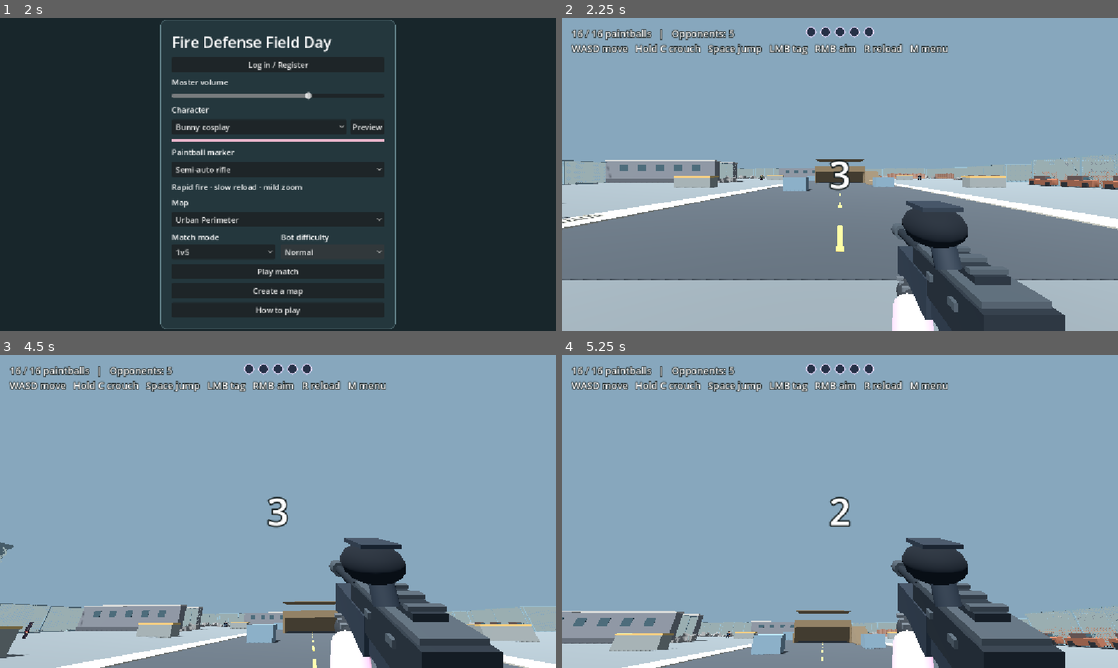
Above: before the commit, frames 1-4 (two rows, left to right).
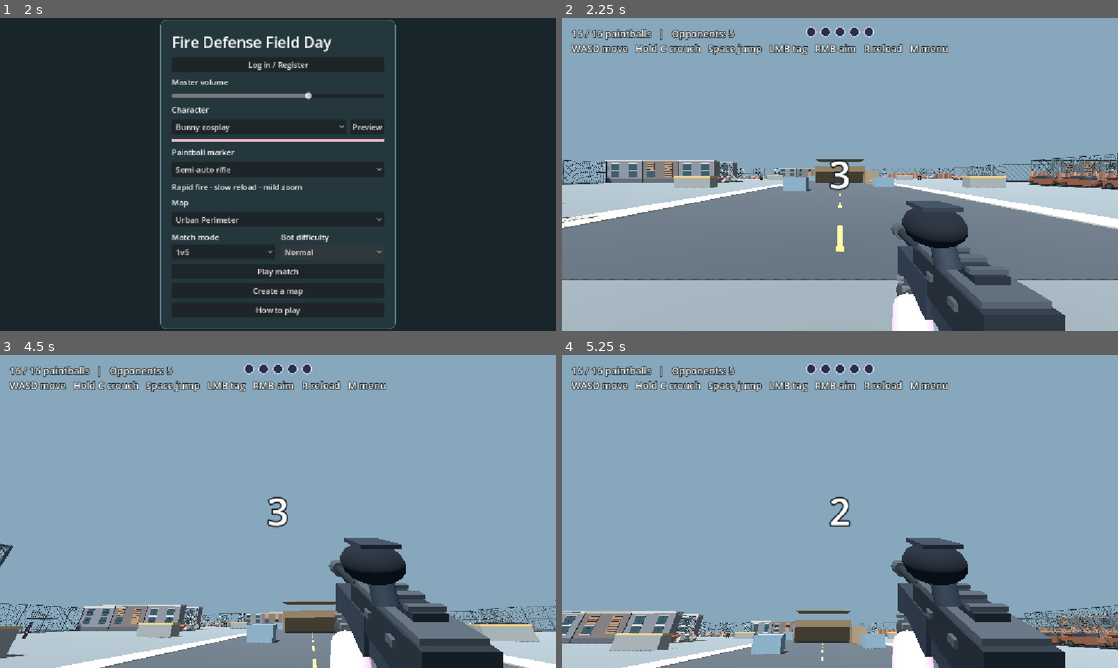
Above: after the commit, the same moments.

Repository: 302stang86/fdfd
Game: Godot game, scene res://menu.tscn
The game is run twice, just before and just after one commit, with the same random seed, the same clock (stepped at 60 frames per second) and the same inputs.
Inputs (mouse positions are in pixels of both pictures, inside the frame that each line leads up to):
- Up to frame 1 (2 s): click "Normal" at 0.5 s; click "Normal" at 1.25 s
- Up to frame 2 (2.25 s): click "Play match" at 2 s
- Up to frame 3 (4.5 s): tap Enter at 2.75, 4.35 s; move the mouse to (305, 511) at 2.77 s; hold W 2.78-3.5 s; tap M at 2.85 s; click (305, 511) at 2.92 s; tap Space at 3.02, 4.25 s; click "Play match" at 3.5 s; move the mouse to (250, 511) at 4.27 s; hold W from 4.28 s (still down)
- Up to frame 4 (5.25 s): keep holding W; tap Space at 4.52 s; tap Enter at 5 s; move the mouse to (851, 505) at 5.02 s; tap R at 5.1 s

Frame 1 is identical in both runs. In frame 2, 2.8% of the frame differs, in the area x 0-100%, y 43-66%; in frame 3, 2.1%; in frame 4, 3.0%, in the area x 0-100%, y 79-94%.

Commit message:
Add files via upload

Diff:
--- a/arena.gd
+++ b/arena.gd
@@ -13,6 +13,14 @@
 const ARENA_SIZE := 96.0
 const URBAN_MAP := 2
 const URBAN_BORDER := preload("res://urban_border.gd")
+const BUILDING_MODELS: Array[PackedScene] = [
+	preload("res://assets/models/building_brick.glb"),
+	preload("res://assets/models/building_boarded.glb"),
+]
+const CHAIN_LINK_MODELS: Array[PackedScene] = [preload("res://assets/models/chain_link_fence.glb")]
+const WOOD_FENCE_MODELS: Array[PackedScene] = [preload("res://assets/models/wood_fence.glb")]
+const RUBBLE_MODELS: Array[PackedScene] = [preload("res://assets/models/rubble_pile.glb")]
+const CAR_WRECK_MODELS: Array[PackedScene] = [preload("res://assets/models/car_wreck.glb")]
 const ARENA_EDGE := ARENA_SIZE / 2.0
 const BOT_AI := preload("res://bot_ai.gd")
 const BOT_SPRITE := preload("res://bot_sprite.gd")
@@ -637,6 +645,11 @@
 	spawn = Vector3(0, 0.1, 31.8)
 	var border := URBAN_BORDER.new()
 	border.grid_scale = 6.0
+	border.building_scenes = BUILDING_MODELS
+	border.chain_link_scenes = CHAIN_LINK_MODELS
+	border.wood_fence_scenes = WOOD_FENCE_MODELS
+	border.rubble_scenes = RUBBLE_MODELS
+	border.destroyed_car_scenes = CAR_WRECK_MODELS
 	add_child(border)
 	border.generate_border(self)
 	border.draw_footprint()
--- a/urban_border.gd
+++ b/urban_border.gd
@@ -28,6 +28,7 @@
 	Vector2i(2, 2)
 ]
 const GRID_CENTER := Vector2(7.5, 7.5)
+const BAY_LENGTH := 6.0 # keep in sync with BAY in blender/make_urban_props.py
 
 func generate_border(collision_host: Node3D) -> void:
 	var colliders := StaticBody3D.new()
@@ -86,9 +87,8 @@
 	add_child(segment)
 	segment.position = midpoint
 	segment.rotation.y = yaw
-	var prefab := select_prefab(type, index)
-	if prefab != null:
-		segment.add_child(prefab.instantiate())
+	if select_prefab(type, index) != null:
+		place_prefabs(segment, type, length, index)
 	else:
 		build_visual(segment, type, length)
 		if type == Barrier.RUBBLE or type == Barrier.DESTROYED_CAR:
@@ -107,6 +107,34 @@
 	var pools := [building_scenes, chain_link_scenes, wood_fence_scenes, rubble_scenes, destroyed_car_scenes]
 	var pool: Array = pools[type]
 	return null if pool.is_empty() else pool[index % pool.size()]
+
+# Wall-style prefabs are modelled one BAY long. They are tiled along the segment
+# and stretched slightly so the bays meet exactly at the segment ends. Wrecked cars
+# are placed unstretched at the same spacing the blockout used.
+func place_prefabs(segment: Node3D, type: int, length: float, index: int) -> void:
+	if type == Barrier.DESTROYED_CAR:
+		var wrecks := maxi(1, floori(length / 3.5))
+		for wreck in range(wrecks):
+			var car: Node3D = select_prefab(type, index + wreck).instantiate()
+			segment.add_child(car)
+			car.position.z = -length * 0.5 + (wreck + 0.5) * length / wrecks
+	else:
+		tile_bays(segment, type, length, index)
+	# Rubble heaps and wrecks are low, so a fence rises above them to match the collider.
+	if type == Barrier.RUBBLE or type == Barrier.DESTROYED_CAR:
+		if chain_link_scenes.is_empty():
+			fence_wire(segment, length)
+		else:
+			tile_bays(segment, Barrier.CHAIN_LINK, length, index)
+
+func tile_bays(segment: Node3D, type: int, length: float, index: int) -> void:
+	var bays := maxi(1, roundi(length / BAY_LENGTH))
+	var bay_length := length / bays
+	for bay in range(bays):
+		var piece: Node3D = select_prefab(type, index + bay).instantiate()
+		segment.add_child(piece)
+		piece.position.z = -length * 0.5 + (bay + 0.5) * bay_length
+		piece.scale.z = bay_length / BAY_LENGTH
 
 func build_visual(segment: Node3D, type: int, length: float) -> void:
 	match type:
Not shown, added: arena.gd.uid
Binary file added: assets/models/building_boarded.glb
Not shown, added: assets/models/building_boarded.glb.import
Binary file added: assets/models/building_brick.glb
Not shown, added: assets/models/building_brick.glb.import
Binary file added: assets/models/car_wreck.glb
Not shown, added: assets/models/car_wreck.glb.import
Binary file added: assets/models/chain_link_fence.glb
Not shown, added: assets/models/chain_link_fence.glb.import
Binary file added: assets/models/rubble_pile.glb
Not shown, added: assets/models/rubble_pile.glb.import
Binary file added: assets/models/wood_fence.glb
(and 8 more such lines)
